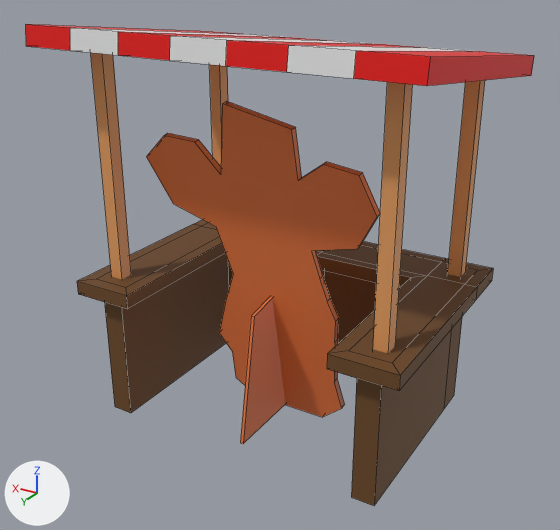
What one commit did to the Blender file source/Assets/Buildings/shopStand.blend.
Rendered twice from a 50 mm camera at (-1.29, 2.53, 1.43) aimed at (0.0, 0.37, 0.35). The axes (+X, +Y, +Z) are drawn at lower left. The lights are the same throughout. Mesh edges are drawn as thin lines.

Script lines for the objects in view, before the commit:
```python
me_cube_001 = bpy.data.meshes.new('Cube.001')
me_cube_001.from_pydata(...)  # 40 vertices, 36 faces; spans x 0.0..0.616, y -0.13..0.744, z -0.239..0.29
me_cube_001.materials.append(mat_material_001)  # brown #6b4722
me_plane_003 = bpy.data.meshes.new('Plane.003')
me_plane_003.from_pydata(...)  # 56 vertices, 30 faces; spans x -1.8..1.87, y -2.54..2.5, z -0.59..0.45
me_plane_003.materials.append(mat_material_005)
me_plane_004 = bpy.data.meshes.new('Plane.004')
me_plane_004.from_pydata([(0.0, -0.44, 0.06), (0.0, -2.52, 0.45), (0.0, -0.54, -0.48), (0.0, -2.52, -0.83)], [], [(0, 1, 3, 2)])
me_plane_004.materials.append(mat_material_006)  # orange #e7783e
ob_cube = bpy.data.objects.new('Cube', me_cube_001)
ob_cube.location = (0.0, 0.0, 0.0)
_m = ob_cube.modifiers.new('Mirror', 'MIRROR')
ob_plane_003 = bpy.data.objects.new('Plane.003', me_plane_003)
ob_plane_003.location = (0.0, 0.433, 0.361)
ob_plane_003.rotation_euler = (1.571, 0.0, 0.0)  # degrees (90, 0, 0)
ob_plane_003.scale = (0.236, 0.236, 0.236)
ob_plane_004 = bpy.data.objects.new('Plane.004', me_plane_004)
ob_plane_004.location = (0.0, 0.447, 0.361)
ob_plane_004.rotation_euler = (1.571, 0.0, 0.0)  # degrees (90, 0, 0)
ob_plane_004.scale = (0.236, 0.236, 0.236)
_m = ob_plane_004.modifiers.new('Solidify', 'SOLIDIFY')
_m.thickness = 0.052
# also in view: 'Cube.003' at (0.0, 0.31, 1.08); 'Cube.001' at (0.0, 0.3, 0.66)
```
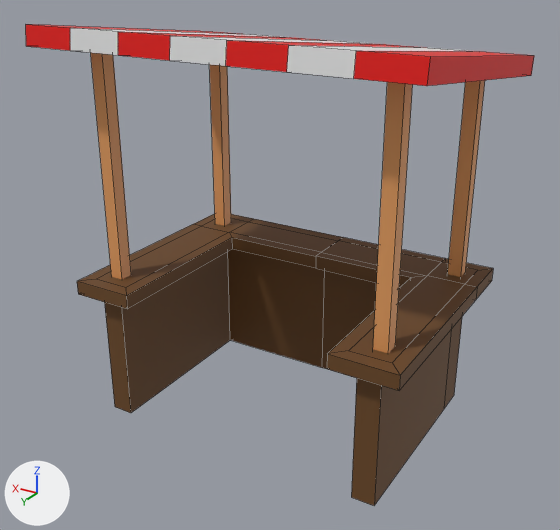
Where the change shows, as pixel boxes (x1, y1, x2, y2) in the pictures (560 x 530 px):
'Plane.003', deleted: before (146, 101, 380, 417)
'Plane.004', deleted: before (240, 297, 285, 444)

What changed in the scene script:
```text
Remove ob_plane_003:
    ob_plane_003 = bpy.data.objects.new('Plane.003', me_plane_003)
    ob_plane_003.location = (0.0, 0.433, 0.361)
    ob_plane_003.rotation_euler = (1.571, 0.0, 0.0)  # degrees (90, 0, 0)
    ob_plane_003.scale = (0.236, 0.236, 0.236)
Remove ob_plane_004:
    ob_plane_004 = bpy.data.objects.new('Plane.004', me_plane_004)
    ob_plane_004.location = (0.0, 0.447, 0.361)
    ob_plane_004.rotation_euler = (1.571, 0.0, 0.0)  # degrees (90, 0, 0)
    ob_plane_004.scale = (0.236, 0.236, 0.236)
    _m = ob_plane_004.modifiers.new('Solidify', 'SOLIDIFY')
    _m.thickness = 0.052
```
